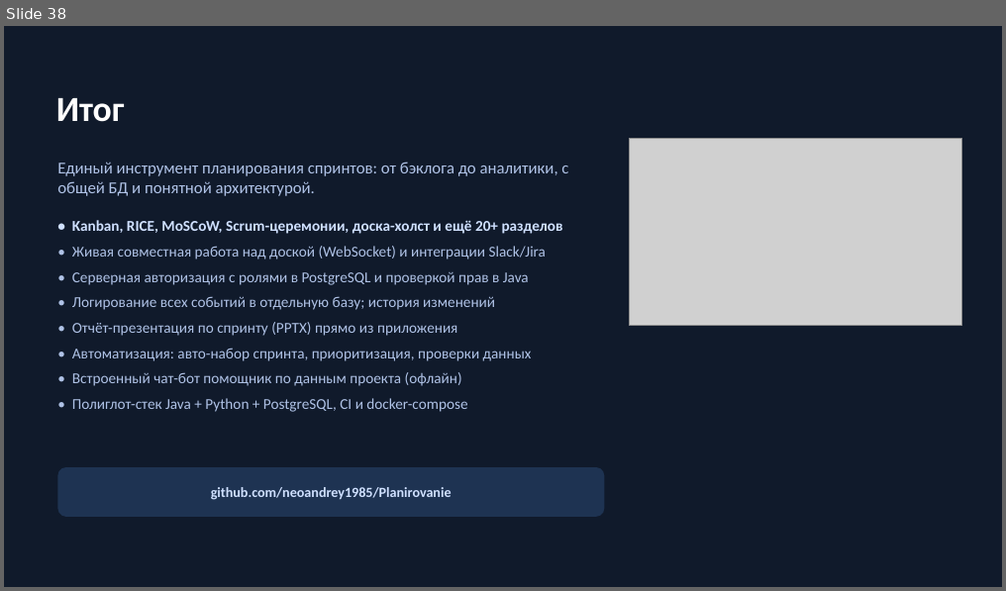
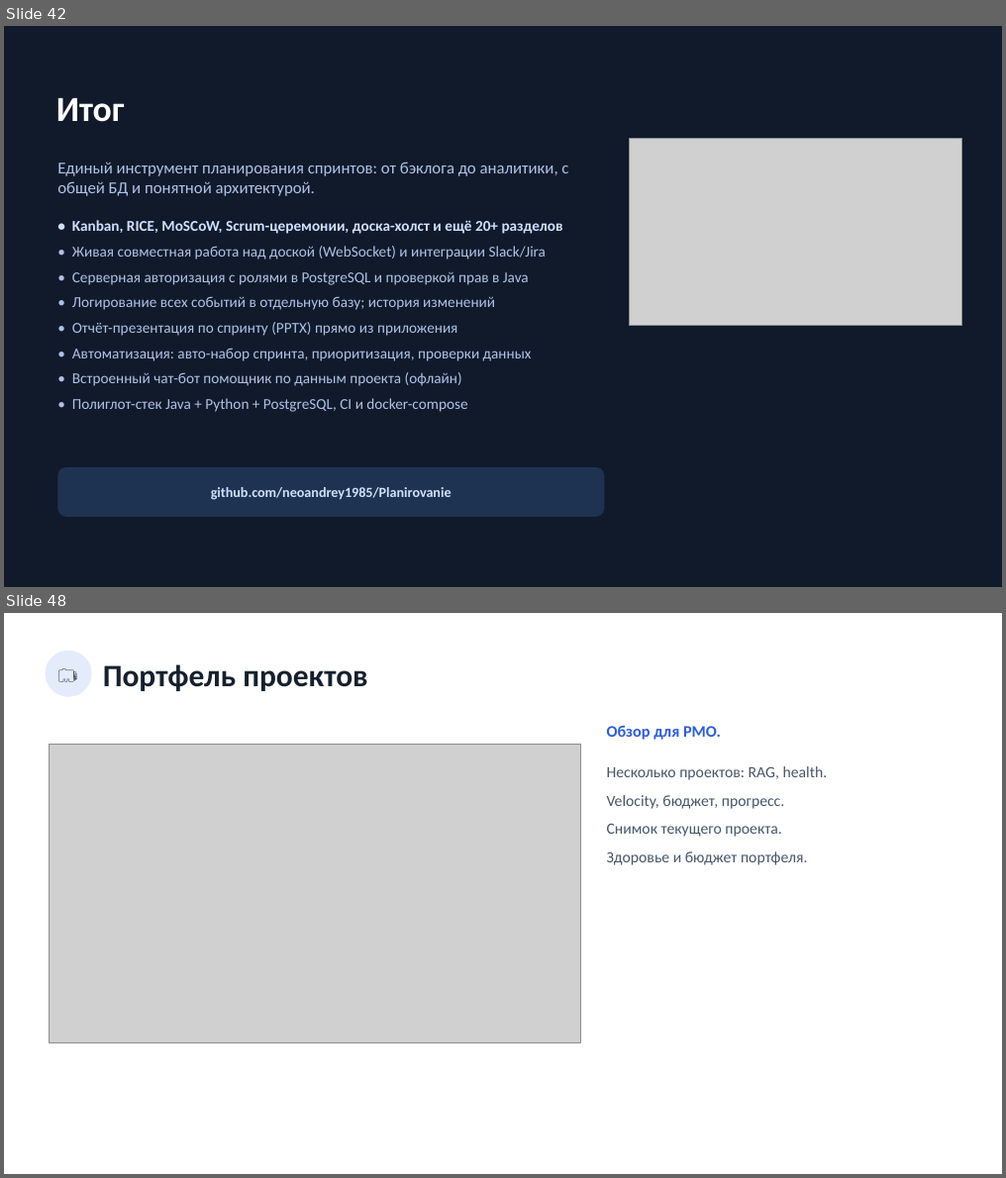
Before and after one commit to neoandrey1985/Planirovanie, a slide deck: frontend/docs/Презентация_приложения.pptx. Shown one above the other, each under a label of ours: slide 38 before the commit, slides 42 and 48 after it; the slides between them are not shown. The pictures are 1006x591 and 1006x1178 pixels, drawn with LibreOffice and Linux fonts; fonts in the diff are those of the drawing; grey boxes stand for pictures. Boxes give left, top, right and bottom in pixels: in the first picture for what was removed or moved away, otherwise in the second. Text is boxed around its words. In the diff, an @@ line names an element or a change of style, - is before the commit and + after.

```diff
--- a/frontend/docs/Презентация_приложения.pptx
+++ b/frontend/docs/Презентация_приложения.pptx
@@ slide 48 added at [4, 613, 1002, 1174], background #FFFFFF @@
@@ ellipse added at [46, 651, 91, 697], fill #E4EBFB, 18 pt, text #16202E @@
+🗂
@@ text added at [103, 664, 367, 691], 30 pt, text #16202E, bold @@
+Портфель проектов
@@ text added at [607, 726, 721, 740], 15.5 pt, text #2D5BE3, bold @@
+Обзор для PMO.
@@ picture added at [49, 744, 580, 1043] @@
@@ text added at [607, 766, 828, 865], 15 pt, text #47566B @@
+Несколько проектов: RAG, health.
+Velocity, бюджет, прогресс.
+Снимок текущего проекта.
+Здоровье и бюджет портфеля.
@@ what was slide 38 is now slide 42 @@
```
Also in this commit, not shown: 1 slide changed, 10 other slides added, 5 other files.
